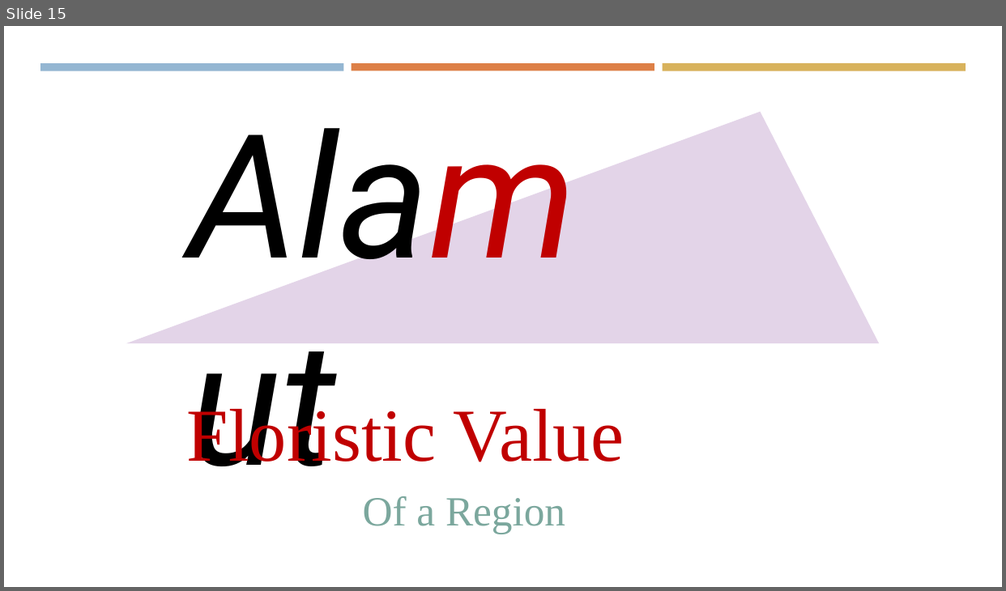
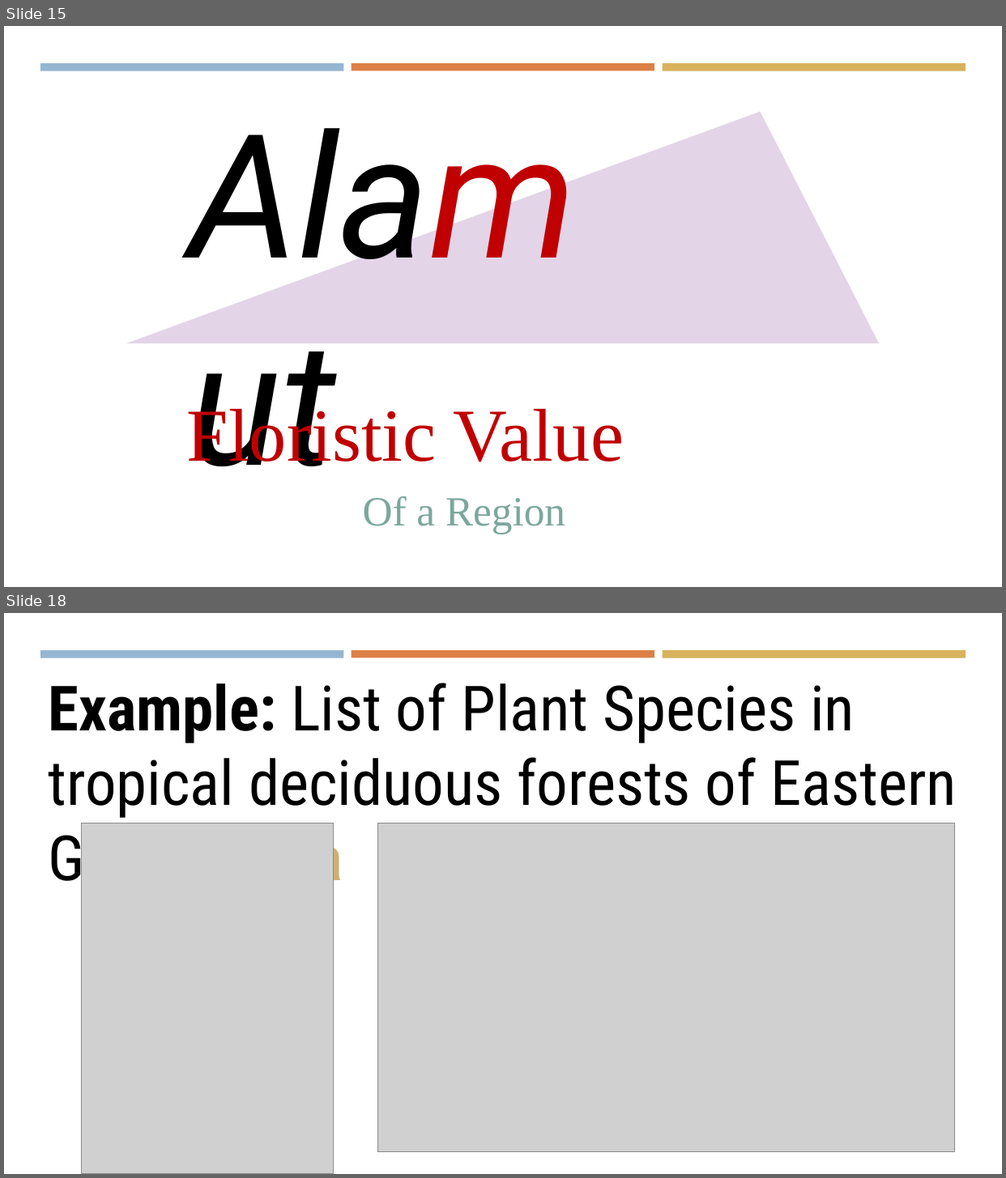
Before and after one commit to msht-ir/Alamutw, a slide deck: AlamutB/.appCatalog/_demo for Alamut - LinkedIn.pptx. Shown one above the other, each under a label of ours: slide 15 before the commit, slides 15 and 18 after it; the slides between them are not shown. The pictures are 1006x591 and 1006x1178 pixels, drawn with LibreOffice and Linux fonts; fonts in the diff are those of the drawing; grey boxes stand for pictures. Boxes give left, top, right and bottom in pixels: in the first picture for what was removed or moved away, otherwise in the second. Text is boxed around its words. In the diff, an @@ line names an element or a change of style, - is before the commit and + after.

```diff
--- a/AlamutB/.appCatalog/_demo for Alamut - LinkedIn.pptx
+++ b/AlamutB/.appCatalog/_demo for Alamut - LinkedIn.pptx
@@ slide 18 added at (4,613,1002,1174), background #FFFFFF; not listed: 3 template elements that a slide beside it also shows @@
@@ text added at (49,683,957,895), 60 pt, text #000000 @@
+Example: List of Plant Species in tropical deciduous forests of Eastern Ghats, India
@@ picture added at (81,824,334,1174) @@
@@ picture added at (377,824,954,1152) @@
```
Also in this commit, not shown: 1 slide changed, 3 other slides added, 11 other files.
